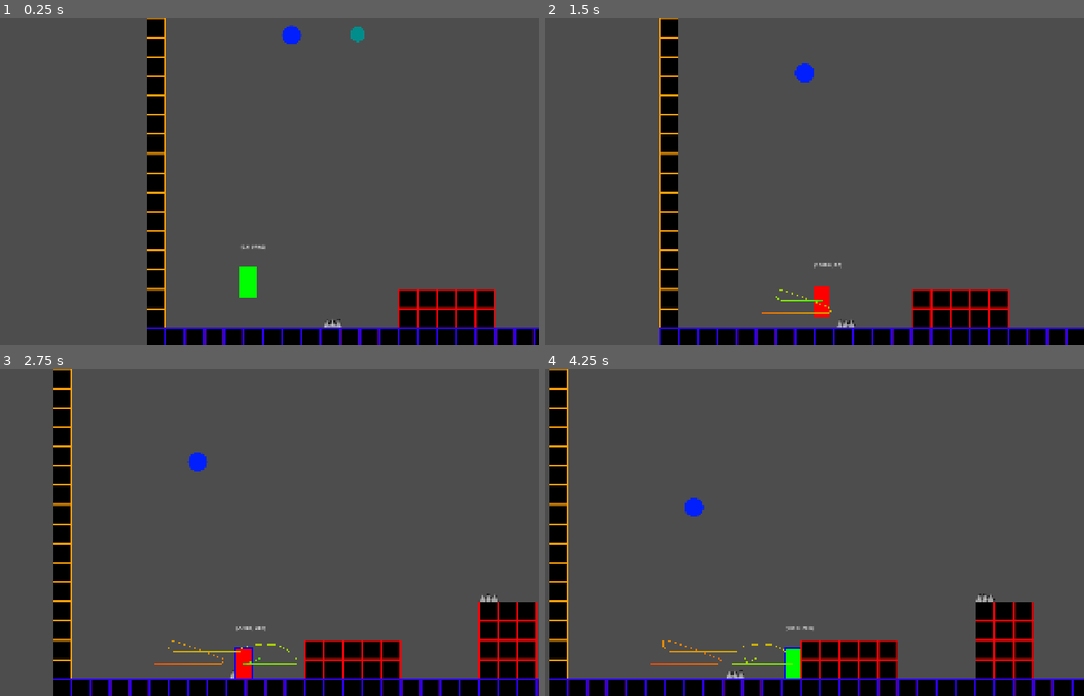
Above: before the commit, frames 1-4 (two rows, left to right).
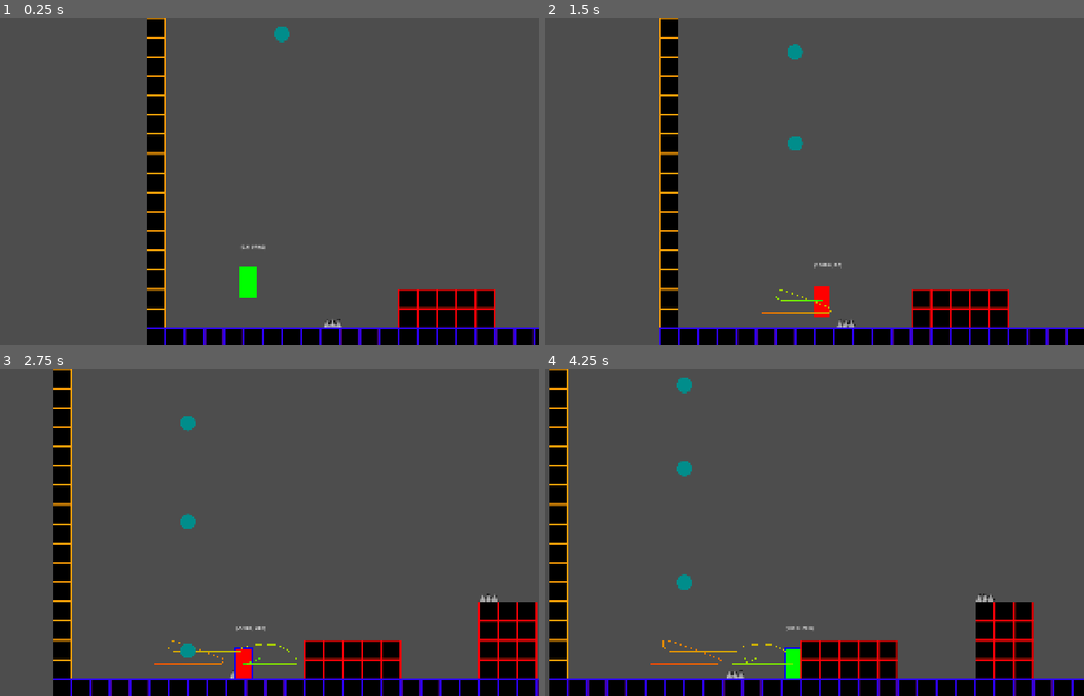
Above: after the commit, the same moments.

Repository: cmoll24/2025_IGC_Vela_Spark
Game: Godot game, scene res://src/levels/level_1V2.tscn
The game is run twice, just before and just after one commit, with the same random seed, the same clock (stepped at 60 frames per second) and the same inputs. This scene is started directly instead of the project's main scene.
Inputs (mouse positions are in pixels of both pictures, inside the frame that each line leads up to):
- Up to frame 1 (0.25 s): no input
- Up to frame 2 (1.5 s): tap Enter at 0.5 s; move the mouse to (922, 165) at 0.52 s; hold C (dash) 0.53-1.28 s; hold Right (move_right) from 0.53 s (still down); click (922, 165) at 0.67 s; tap Z (jump) at 0.77 s; move the mouse to (674, 197) at 1.27 s; tap C (dash) at 1.35 s
- Up to frame 3 (2.75 s): tap Z (jump) at 1.52 s; move the mouse to (307, 460) at 2.02 s; release Right (move_right) at 2.03 s; hold Left (move_left) from 2.03 s (still down); hold C (dash) from 2.03 s (still down)
- Up to frame 4 (4.25 s): move the mouse to (765, 597) at 2.77 s; release Left (move_left) at 2.78 s; release C (dash) at 2.78 s; hold Right (move_right) from 2.78 s (still down); tap C (dash) at 2.85 s; click (765, 597) at 2.92 s; tap Z (jump) at 3.02, 3.77 s; move the mouse to (965, 581) at 3.52 s; hold C (dash) from 3.53 s (still down)

The runs differ from the first frame. In frame 1, 0.3% of the frame differs, in the area x 50-68%, y 2-8%; in frame 2, 0.4%; in frame 3, 0.5%; in frame 4, 0.5%, in the area x 24-30%, y 2-68%.
Error in both runs: Invalid access to property or key 'current_level' on a base object of type 'Nil'. (res://src/main/Globals.gd:20)

Commit message:
Spawner Finished
Rain spawner is now done, can adjust timer when needed

Diff:
--- a/2025-igc-boss/fallingProjectile.gd
+++ b/2025-igc-boss/fallingProjectile.gd
@@ -10,10 +10,6 @@
 
 
 
-
-
-
-
 func _on_body_entered(body: Node2D) -> void:
 	if body is Player:
 		body.hit(self)
--- a/2025-igc-boss/src/obstacles/RainSpawnerTimer.tscn
+++ b/2025-igc-boss/src/obstacles/RainSpawnerTimer.tscn
@@ -1,6 +1,10 @@
-[gd_scene format=3 uid="uid://cco0obn5pak3i"]
+[gd_scene load_steps=2 format=3 uid="uid://cco0obn5pak3i"]
 
-[node name="RainSpawner" type="Node" groups=["obstacles"]]
+[ext_resource type="Script" uid="uid://ctw2d7sqjq0ms" path="res://src/obstacles/dropplet_obstacle.gd" id="1_2c83j"]
 
-[node name="Node" type="Timer" parent="."]
-wait_time = 5.0
+[node name="RainSpawner" type="Node2D" groups=["obstacles"]]
+
+[node name="Rain Timer" type="Timer" parent="." groups=["obstacles"]]
+wait_time = 3.0
+autostart = true
+script = ExtResource("1_2c83j")
--- /dev/null
+++ b/2025-igc-boss/src/obstacles/dropplet_obstacle.gd
@@ -0,0 +1,8 @@
+extends Node2D
+
+@onready var projectile = preload("res://src/projectile/fallProjectile.tscn")
+
+func _on_timer_timeout() -> void:
+	var instance = projectile.instantiate()
+	print("Spawn")
+	add_child(instance)
--- a/2025-igc-boss/src/obstacles/dropplet_obstacle.tscn
+++ b/2025-igc-boss/src/obstacles/dropplet_obstacle.tscn
@@ -1,29 +1,11 @@
-[gd_scene load_steps=4 format=3 uid="uid://bnorrf8wdweor"]
+[gd_scene load_steps=2 format=3 uid="uid://bnorrf8wdweor"]
 
-[ext_resource type="Texture2D" uid="uid://n5v0b2ld27mk" path="res://assets/debug/projectile.png" id="1_8238e"]
-[ext_resource type="Script" uid="uid://c5288upxgql0b" path="res://fallingProjectile.gd" id="1_twtem"]
+[ext_resource type="Script" uid="uid://ctw2d7sqjq0ms" path="res://src/obstacles/dropplet_obstacle.gd" id="1_8238e"]
 
-[sub_resource type="CircleShape2D" id="CircleShape2D_twtem"]
-radius = 33.0
+[node name="Dropplet Obstacle" type="Node2D" groups=["obstacles"]]
+script = ExtResource("1_8238e")
 
-[node name="Dropplet Obstacle" type="Node" groups=["obstacles"]]
+[node name="Timer" type="Timer" parent="."]
+autostart = true
 
-[node name="Area2D" type="Area2D" parent="."]
-collision_layer = 0
-collision_mask = 6
-script = ExtResource("1_twtem")
-
-[node name="TextureRect" type="TextureRect" parent="Area2D"]
-modulate = Color(0.19607843, 0.4627451, 1, 1)
-self_modulate = Color(0, 0.26666668, 0.9882353, 1)
-offset_right = 64.0
-offset_bottom = 64.0
-size_flags_horizontal = 4
-size_flags_vertical = 4
-texture = ExtResource("1_8238e")
-
-[node name="CollisionShape2D" type="CollisionShape2D" parent="Area2D"]
-position = Vector2(32, 32)
-shape = SubResource("CircleShape2D_twtem")
-
-[connection signal="body_entered" from="Area2D" to="Area2D" method="_on_body_entered"]
+[connection signal="timeout" from="Timer" to="." method="_on_timer_timeout"]
--- a/2025-igc-boss/src/projectile/fallProjectile.gd
+++ b/2025-igc-boss/src/projectile/fallProjectile.gd
@@ -4,11 +4,11 @@
 var randx : float
 
 func _ready():
+	SPEED = 0
 	super._ready()
 	randx = rng.randf_range(-20.0, 20.0)
 
 	velocity.y = 200
-
 func _physics_process(delta: float) -> void:
 	#velocity.x = randx
 	velocity.y += 100 * delta
--- /dev/null
+++ b/2025-igc-boss/src/projectile/rainProjectile.tscn
@@ -0,0 +1,32 @@
+[gd_scene load_steps=5 format=3 uid="uid://2oudyad8pgmu"]
+
+[ext_resource type="Script" uid="uid://d3x2nfc8fqoa" path="res://src/projectile/fallProjectile.gd" id="1_6byg5"]
+[ext_resource type="Texture2D" uid="uid://n5v0b2ld27mk" path="res://assets/debug/projectile.png" id="2_8prgr"]
+
+[sub_resource type="CircleShape2D" id="CircleShape2D_pdsh1"]
+
+[sub_resource type="CircleShape2D" id="CircleShape2D_156v8"]
+radius = 26.019224
+
+[node name="FallProjectile" type="CharacterBody2D"]
+collision_layer = 128
+collision_mask = 3
+script = ExtResource("1_6byg5")
+
+[node name="CollisionShape2D" type="CollisionShape2D" parent="."]
+shape = SubResource("CircleShape2D_pdsh1")
+
+[node name="Sprite2D" type="Sprite2D" parent="."]
+modulate = Color(0, 0.26485935, 0.5104522, 1)
+position = Vector2(0, -5.9604645e-08)
+scale = Vector2(0.8, 0.8)
+texture = ExtResource("2_8prgr")
+
+[node name="Area2D" type="Area2D" parent="."]
+collision_layer = 128
+collision_mask = 3
+
+[node name="CollisionShape2D" type="CollisionShape2D" parent="Area2D"]
+shape = SubResource("CircleShape2D_156v8")
+
+[connection signal="body_entered" from="Area2D" to="." method="collide"]
Not shown, added: 2025-igc-boss/src/obstacles/dropplet_obstacle.gd.uid
